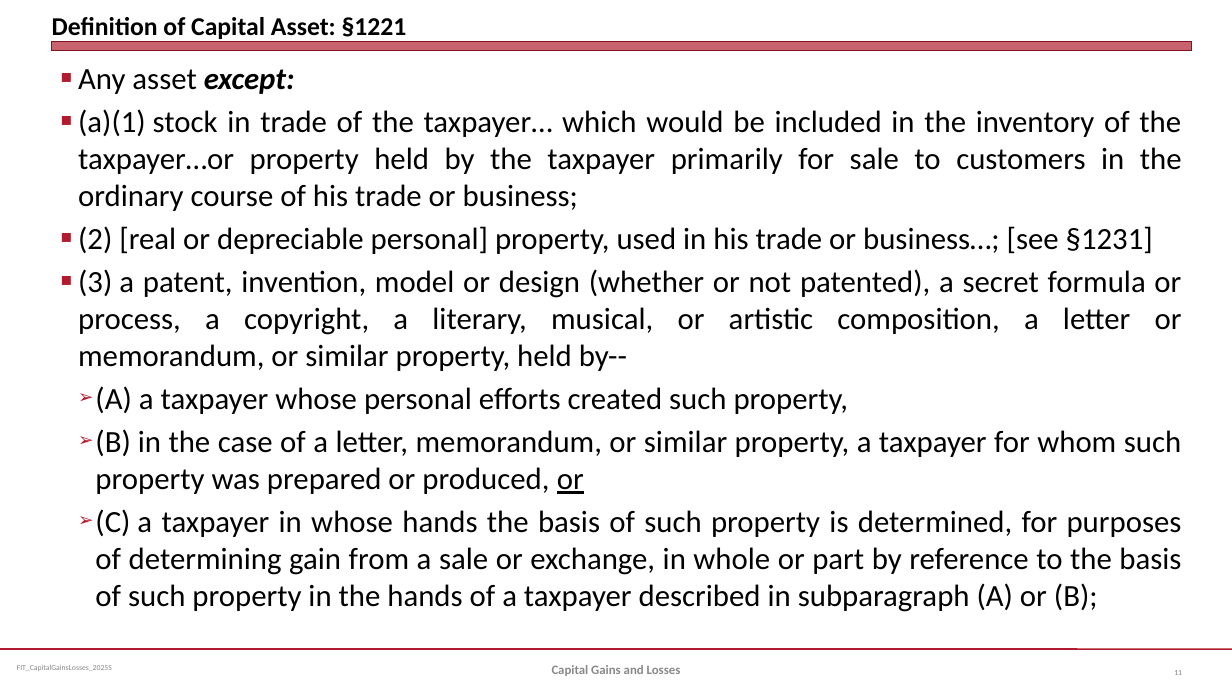
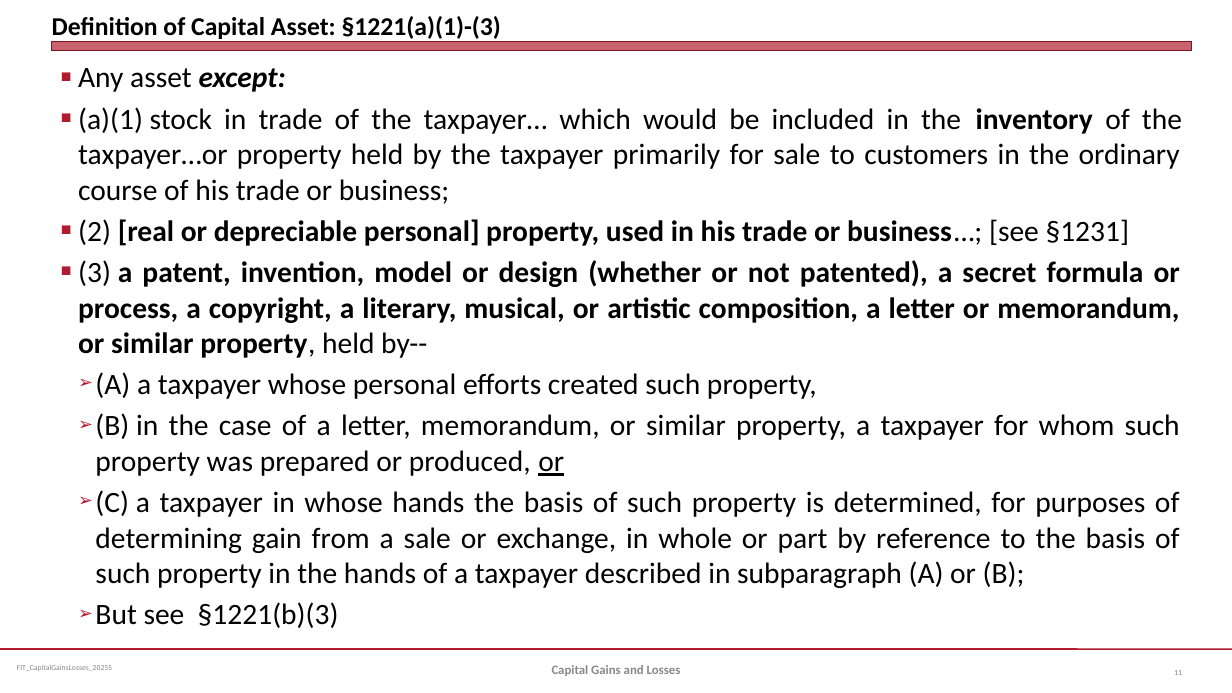
Before and after one commit to jmc877/Fed-Income-Tax, a slide deck: slide 11 of slides/FIT_CapitalGainsLosses_2025S.pptx. Drawn at 1232x693 pixels with LibreOffice and Linux fonts; fonts in the diff are those of the drawing. Boxes give left, top, right and bottom in pixels: in the first picture for what was removed or moved away, otherwise in the second. Text is boxed around its words. In the diff, an @@ line names an element or a change of style, - is before the commit and + after.

```diff
--- a/slides/FIT_CapitalGainsLosses_2025S.pptx
+++ b/slides/FIT_CapitalGainsLosses_2025S.pptx
@@ title at [52,16,501,39]: text changed @@
-Definition of Capital Asset: §1221
+Definition of Capital Asset: §1221(a)(1)-(3)
@@ text at [78,68,1182,588]: size 24 to 23 pt; bold on in "inventory", "[real or depreciable personal] property, used in ...", "a patent, invention, model or design (whether ..." @@
@@ text at [95,602,339,628]: paragraph added @@
+  ➢ But see §1221(b)(3)
```
Also in this commit, not shown: 1 other slide changed, 1 other file.
